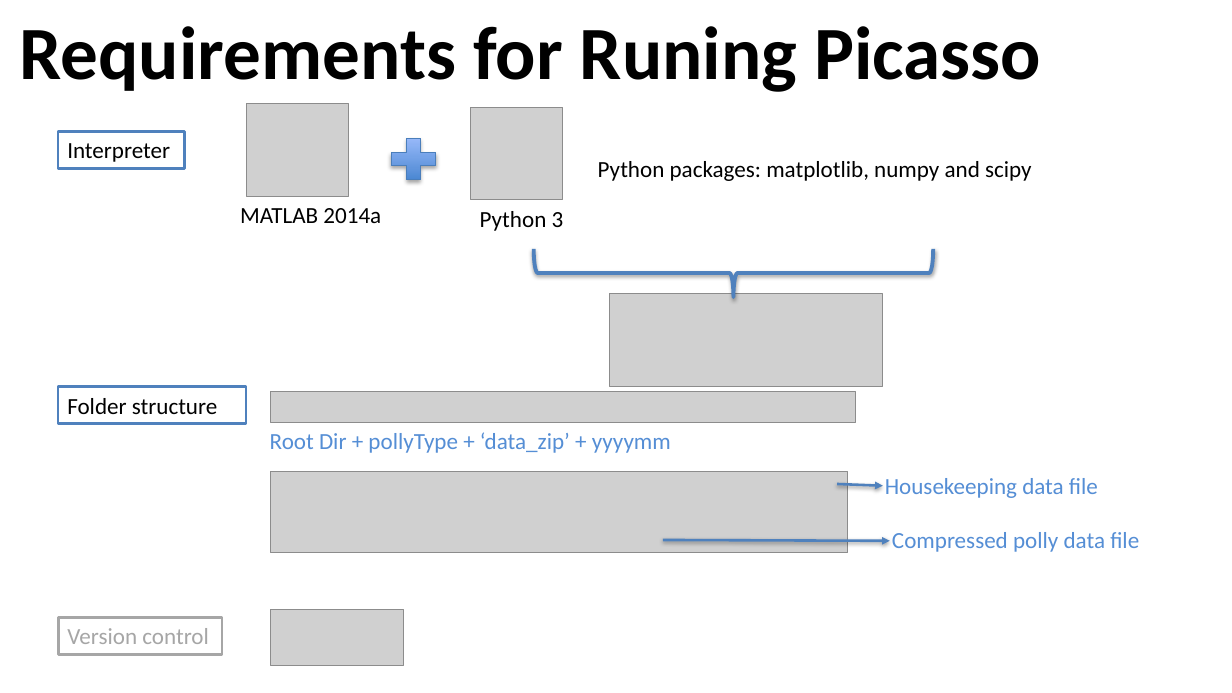
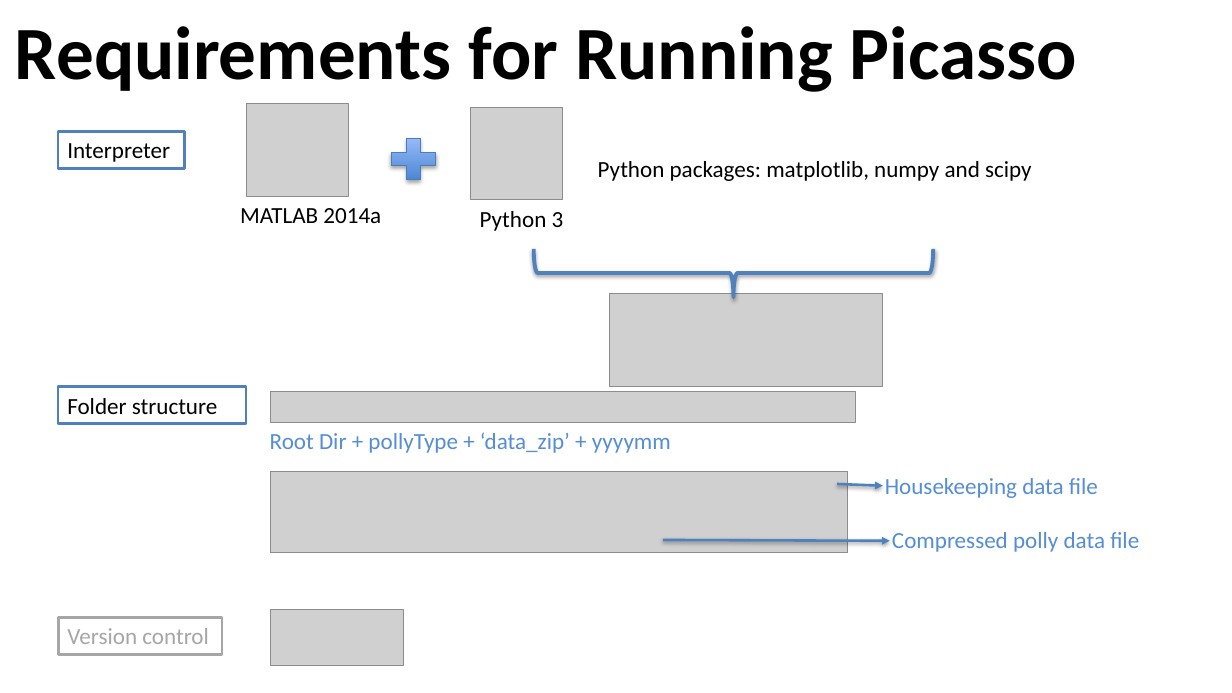
Before and after one commit to PollyNET/Pollynet_Processing_Chain, a slide deck: slide 4 of doc/Pollynet_Processing_Chain.pptx. Drawn at 1232x693 pixels with LibreOffice and Linux fonts; fonts in the diff are those of the drawing; grey boxes stand for pictures; background and template pictures are left out. Boxes give left, top, right and bottom in pixels: in the first picture for what was removed or moved away, otherwise in the second. Text is boxed around its words. In the diff, an @@ line names an element or a change of style, - is before the commit and + after.

Commit message:
edit the Picasso introduction doc

```diff
--- a/doc/Pollynet_Processing_Chain.pptx
+++ b/doc/Pollynet_Processing_Chain.pptx
@@ title at [15,26,1077,92]: text changed @@
-Requirements for Runing Picasso
+Requirements for Running Picasso
```
Also in this commit, not shown: 4 other slides changed, 4 slides added.
